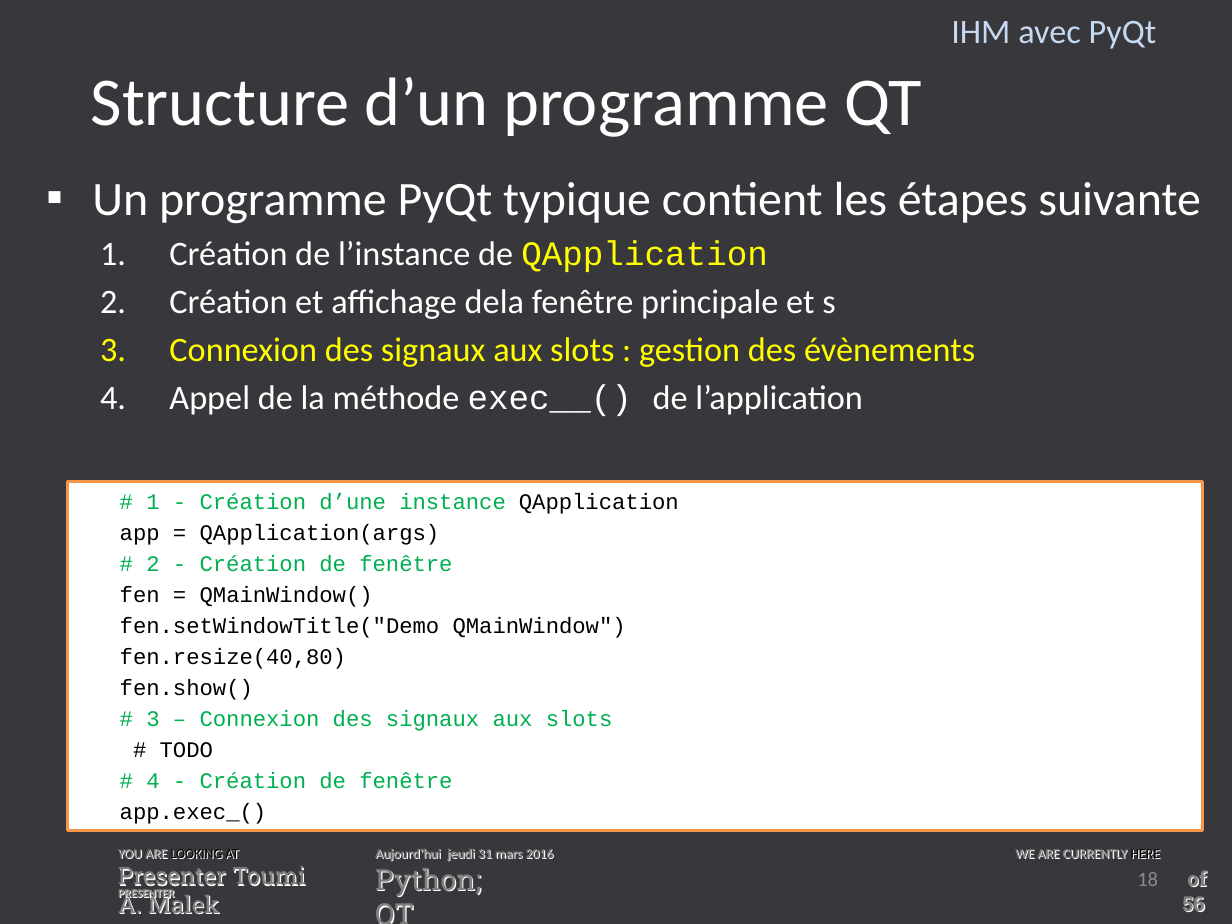
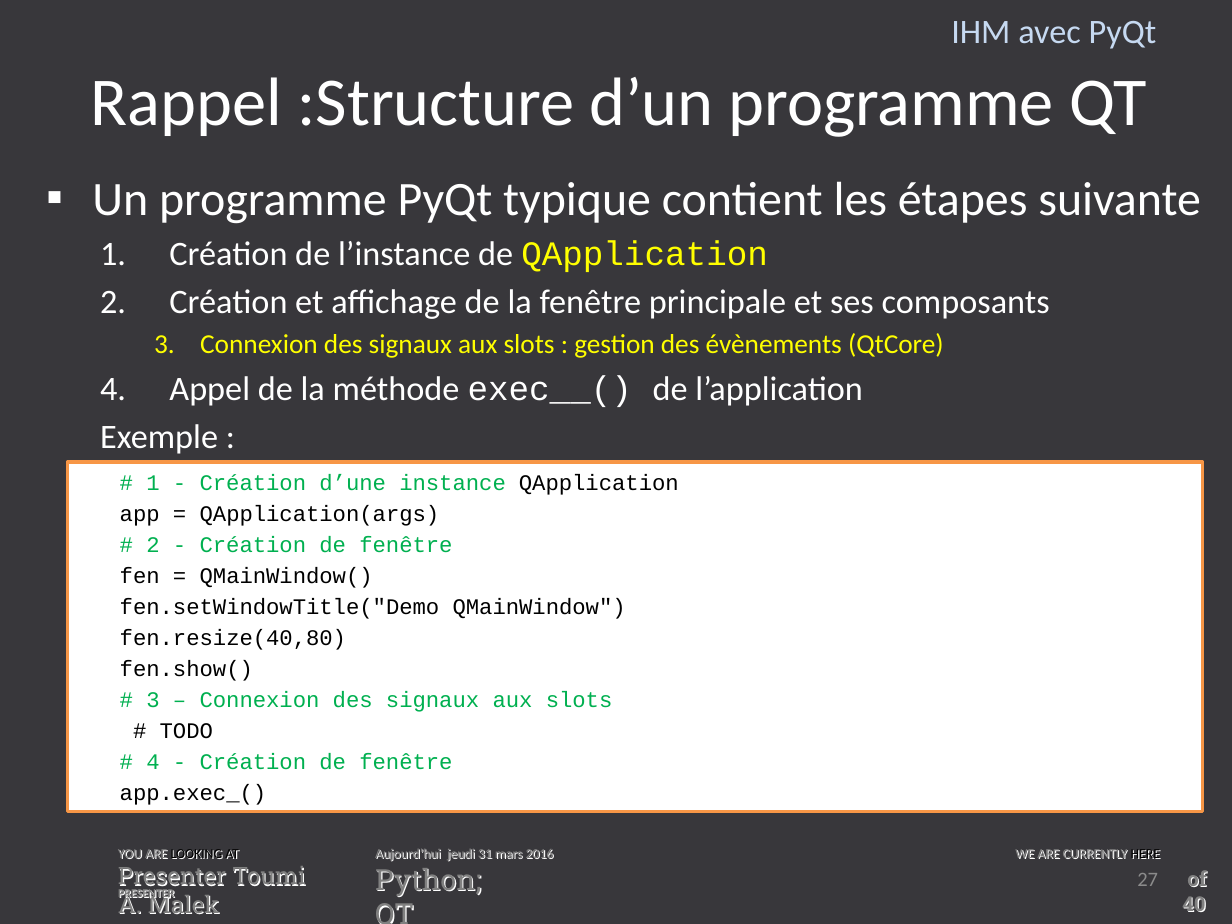
Before and after one commit to toumiab/Trans_python, a slide deck: slide 27 of Les_transparent/IHM_Python.pptx (slide 18 before the commit). Drawn at 1232x924 pixels with LibreOffice and Linux fonts; fonts in the diff are those of the drawing; background and template pictures are left out. Boxes give left, top, right and bottom in pixels: in the first picture for what was removed or moved away, otherwise in the second. Text is boxed around its words. In the diff, an @@ line names an element or a change of style, - is before the commit and + after.

```diff
--- a/Les_transparent/IHM_Python.pptx
+++ b/Les_transparent/IHM_Python.pptx
@@ title at bbox=[91, 77, 1147, 137]: text changed @@
-Structure d’un programme QT
+Rappel :Structure d’un programme QT
@@ text at bbox=[169, 289, 1050, 358]: text changed; size 20 to 16 pt @@
-  2. Création et affichage dela fenêtre principale et s
-  3. Connexion des signaux aux slots : gestion des évènements
+  2. Création et affichage de la fenêtre principale et ses composants
+    3. Connexion des signaux aux slots : gestion des évènements (QtCore)
@@ text at bbox=[100, 424, 218, 454]: paragraph added @@
+  Exemple :
@@ rectangle "# 1 - Création d’une ...": place and size @@
-rectangle "# 1 - Création d’une ..." at bbox=[68, 482, 1202, 830]
+rectangle "# 1 - Création d’une ..." at bbox=[68, 462, 1202, 811]
@@ page number at bbox=[1137, 873, 1158, 886]: text changed @@
-18
+27
@@ text at bbox=[1182, 870, 1206, 912]: text changed @@
-of 56
+of 40
```
Also in this commit, not shown: 19 other slides changed, 20 slides added, 6 slides removed, 1 other file.
